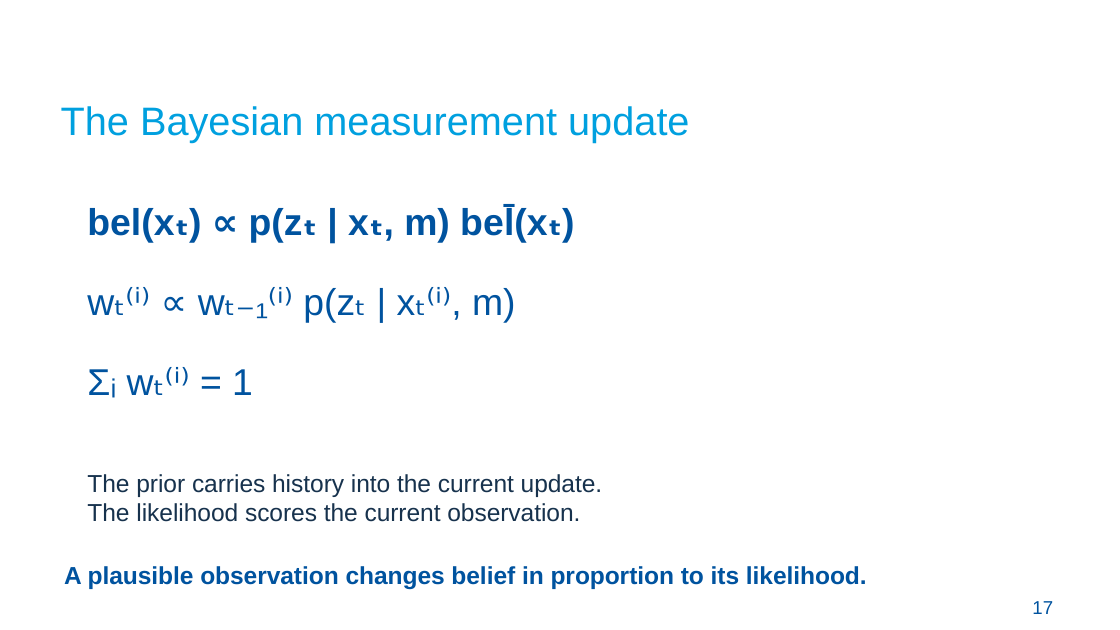
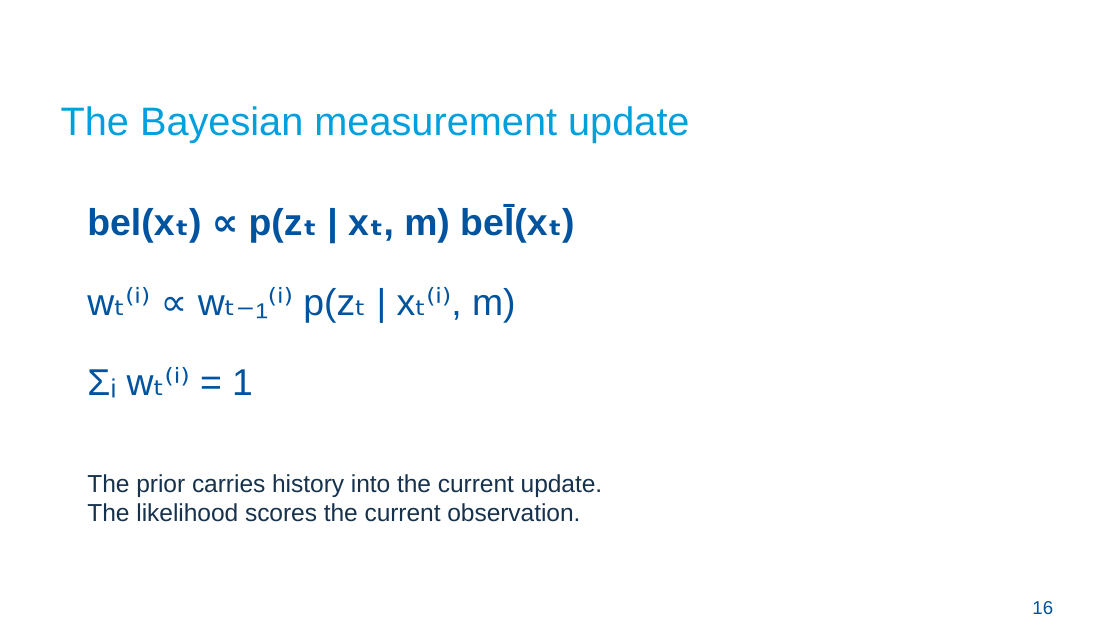
Before and after one commit to Croquembouche/Intro2AV-CourseContent, a slide deck: slide 16 of 2026/Presentations/Lecture 5 Localization for Autonomous Driving.pptx (slide 17 before the commit). Drawn at 1120x630 pixels with LibreOffice and Linux fonts; fonts in the diff are those of the drawing; background and template pictures are left out. Boxes give left, top, right and bottom in pixels: in the first picture for what was removed or moved away, otherwise in the second. Text is boxed around its words. In the diff, an @@ line names an element or a change of style, - is before the commit and + after.

```diff
--- a/2026/Presentations/Lecture 5 Localization for Autonomous Driving.pptx
+++ b/2026/Presentations/Lecture 5 Localization for Autonomous Driving.pptx
@@ text removed at [64,566,867,589] @@
-A plausible observation changes belief in proportion to its likelihood.
@@ text at [1032,601,1053,615]: text changed @@
-17
+16
```
Also in this commit, not shown: 21 other slides changed, 13 slides added, 9 slides removed, 8 other files.
